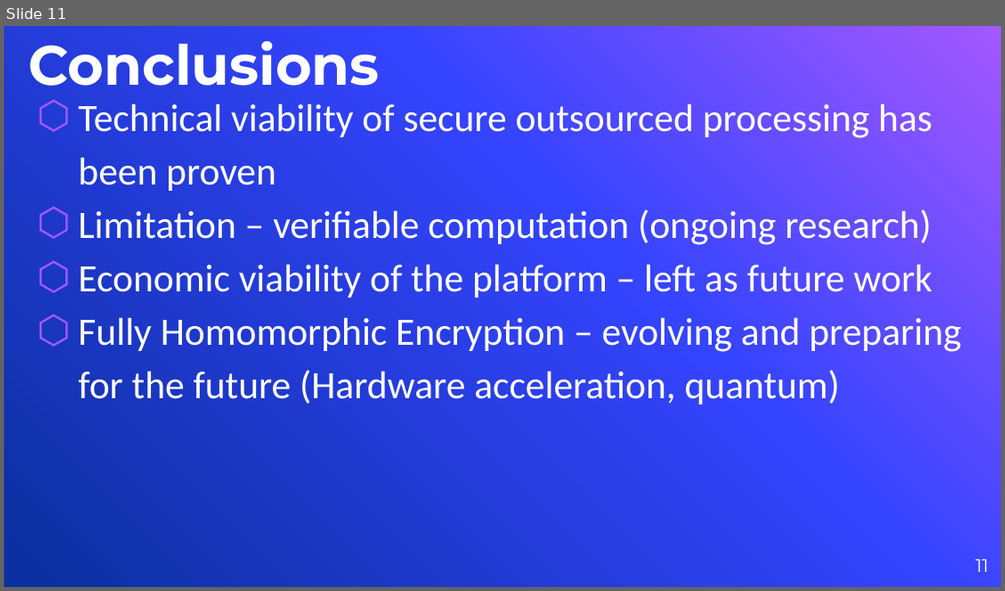
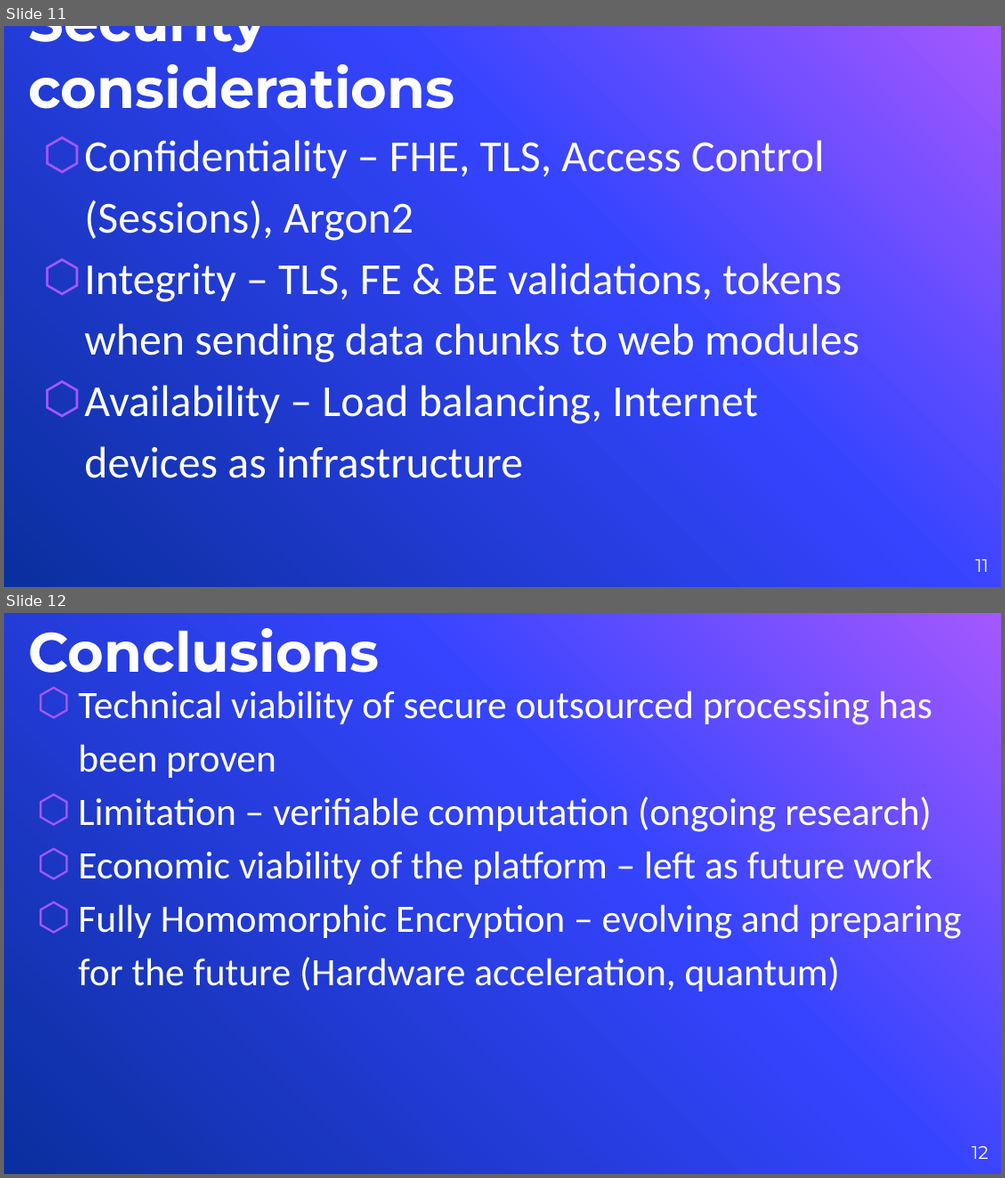
Before and after one commit to mmihaiturcu/dissertation, a slide deck: Presentation.pptx. Shown one above the other, each under a label of ours: slide 11 before the commit, slides 11 and 12 after it. The pictures are 1005x591 and 1005x1178 pixels, drawn with LibreOffice and Linux fonts; fonts in the diff are those of the drawing; background and template pictures are left out. Boxes give left, top, right and bottom in pixels: in the first picture for what was removed or moved away, otherwise in the second. Text is boxed around its words. In the diff, an @@ line names an element or a change of style, - is before the commit and + after.

Commit message:
Updated presentation

```diff
--- a/Presentation.pptx
+++ b/Presentation.pptx
@@ slide 11 added at (4, 26, 1001, 587), background picture (left out) @@
@@ title added at (28, 26, 454, 109), 40 pt, text #FFFFFF, bold @@
+Security considerations
@@ text added at (84, 140, 859, 478), 32 pt, text #FFFFFF @@
+⬡ Confidentiality – FHE, TLS, Access Control (Sessions), Argon2
+⬡ Integrity – TLS, FE & BE validations, tokens when sending data chunks to web modules
+⬡ Availability – Load balancing, Internet devices as infrastructure
@@ page number added at (975, 559, 988, 572), 13 pt, text #FFFFFF @@
+11
@@ what was slide 11 is now slide 12 @@
@@ page number at (971, 1145, 988, 1159): text changed @@
-11
+12
```
